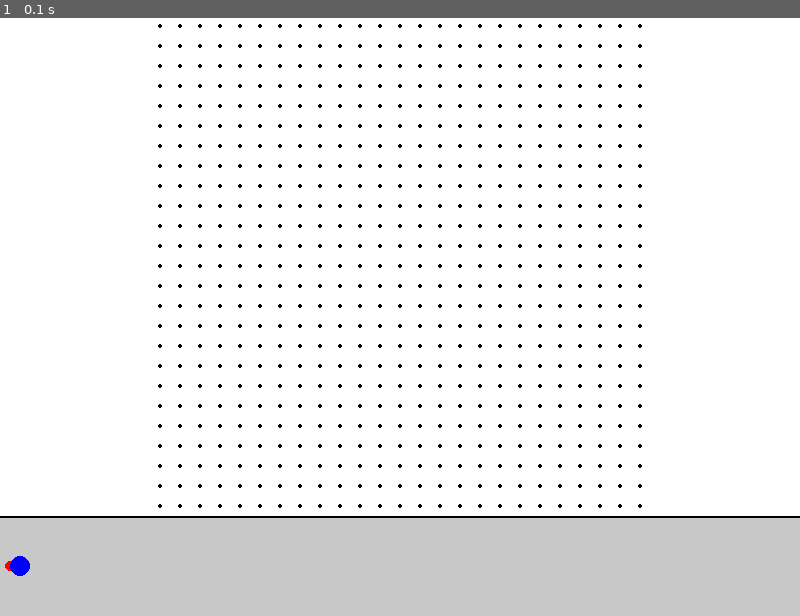
Above: before the commit, frame 1.
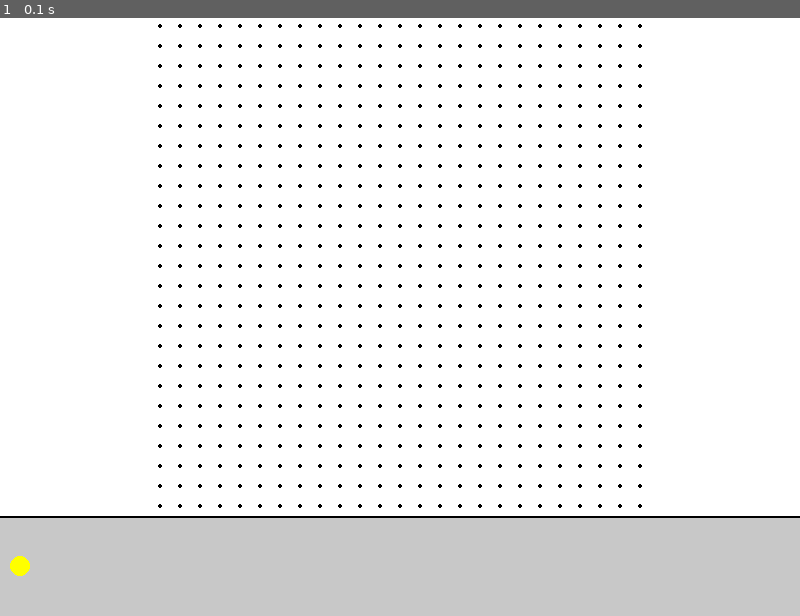
Above: after the commit, the same moment.

Repository: mossnevin/Moss-Owen-CSC
Game: pygame game, started from route_maker.py
Two runs of this game, one before a commit and one after it. Both use one fixed random seed, a clock stepped at 60 frames per second and the inputs below.
Inputs:
- Up to frame 1 (0.1 s): no input

The runs differ from the first frame. In frame 1, less than 0.1% of the frame differs, in the area x 0-4%, y 89-94%.

Commit message:
new button

Diff:
--- a/Tkinter.py
+++ b/Tkinter.py
@@ -90,6 +90,25 @@
         listbox.delete(0, tk.END)
         for hold in inventory:
             listbox.insert(tk.END, f"{hold['name']} | {hold['type']} | {hold['colour']} | {hold['size']}")
+        remove_button.config(state="disabled")  # deselect clears the button
+
+    def on_listbox_select(event):
+        if listbox.curselection():
+            remove_button.config(state="normal")
+            remove_button.grid(row=3, column=0, padx=10, sticky="e")
+        else:
+            remove_button.config(state="disabled")
+
+
+    def remove_selected():
+        selected = listbox.curselection()
+        if not selected:
+            return
+        index = selected[0]
+        del inventory[index]
+        save_inventory(inventory)
+        update_inventory_list()
+        remove_button.grid_remove()
 
     def clear_inventory_entry():
         name_entry.delete(0, tk.END)
@@ -157,6 +176,11 @@
 
     listbox = tk.Listbox(content_frame, width=80)
     listbox.pack()
+    listbox.bind("<<ListboxSelect>>", on_listbox_select)
+
+    remove_button = tk.Button(input_frame, text="Remove", command=remove_selected, bg="red2", state="disabled")
+
+
 
     # SEARCH
     search_button = tk.Button(input_frame, text="Search", bg="green3", command=search_inventory)
--- a/inventory.json
+++ b/inventory.json
@@ -1,20 +1,8 @@
 [
-    {
-        "name": "Red crimp",
-        "type": "Crimp",
-        "colour": "Red",
-        "size": "Small"
-    },
     {
         "name": "",
         "type": "Crimp",
-        "colour": "Blue",
-        "size": "Medium"
-    },
-    {
-        "name": "",
-        "type": "Crimp",
-        "colour": "Blue",
+        "colour": "Yellow",
         "size": "Medium"
     }
 ]
